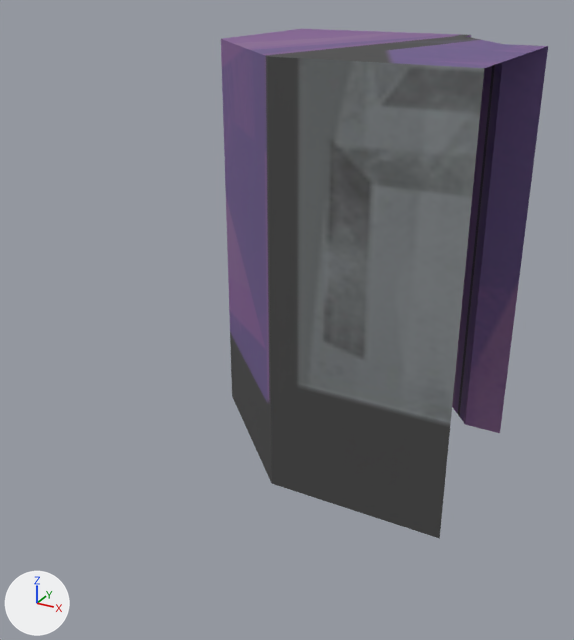
The FBX model Assets/Hamster/RawAssets/wall_corner.fbx: old version first, new version second.
Both versions are drawn from a 50 mm lens placed at (0.0178, -0.0332, 0.0231), pointed at (0.0002, -0.0013, 0.0071). Every picture has the same lights, and +X, +Y and +Z are marked at lower left. Where no turn or scale is listed for an object, it has been applied to the vertices.

In view in the first picture: 'wall_corner'.
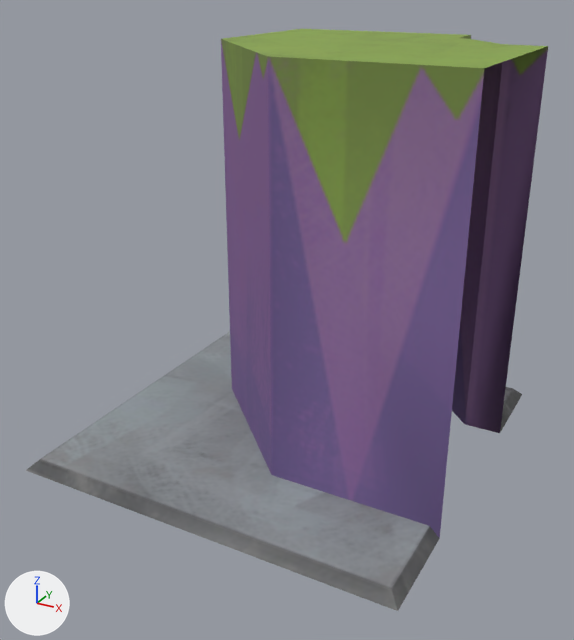
Boxes (x1, y1, x2, y2) around the edits, measured in the pictures (574 x 640 px):
'wall_corner', reshaped (59% wider, 14% taller): before (221, 29, 548, 538); after (26, 29, 548, 611)
part 1 of me_mesh, built on: before (223, 29, 503, 424); after (26, 29, 522, 611)
part 2 of me_mesh, surface changed (grey to purple): (221, 39, 548, 538) in both

Patch to the scene script:
```diff
--- a/Assets/Hamster/RawAssets/wall_corner.fbx.py
+++ b/Assets/Hamster/RawAssets/wall_corner.fbx.py
@@ me_mesh @@
 # used by ob_wall_corner; location = (0.0, 0.0, 0.0)
 # verts and faces of me_mesh; kept vertices keep their numbers, new ones are numbered from 16
 # before: 4 (0.005, 0.0088, 0.02) at pixel (464, 36), 6 (0.005, 0.0088, 0.0), 8 (0.01, 0.005, 0.0) at pixel (499, 433), 9 (0.01, -0.005, 0.0) at pixel (439, 538), 12 (-0.005, 0.01, 0.0)
 # before: 15 (0.005, 0.01, 0.0)
-me_mesh.from_pydata(...)  # 16 vertices, 9 faces; spans x -0.005..0.01, y -0.005..0.01, z 0.0..0.02
+me_mesh.from_pydata(...)  # 32 vertices, 23 faces; spans x -0.01..0.01, y -0.01..0.01, z 0.0..0.02
+# me_mesh part 1
+verts[4] = (0.005, 0.008, 0.02)  # moved, pixel (459, 37)
+verts[6] = (0.005, 0.008, 0.0)  # moved
+verts[16] = (0.01, 0.01, 0.0)  # pixel (522, 394)
+verts[17] = (0.0095, 0.0095, 0.0005)  # pixel (512, 388)
+verts[18] = (0.0095, 0.005, 0.0005)  # pixel (491, 423)
+verts[19] = (0.005, 0.0095, 0.0005)
+verts[20] = (0.005, 0.008, 0.0005)
+verts[21] = (0.008, 0.005, 0.0005)  # pixel (465, 416)
+verts[22] = (-0.01, 0.01, 0.0)
+verts[23] = (-0.01, -0.01, 0.0)  # pixel (25, 470)
+verts[24] = (0.01, -0.01, 0.0)  # pixel (397, 611)
+verts[25] = (-0.005, 0.0095, 0.0005)
+verts[26] = (-0.0095, 0.0095, 0.0005)
+verts[27] = (-0.0095, -0.0095, 0.0005)  # pixel (39, 459)
+verts[28] = (0.0095, -0.0095, 0.0005)  # pixel (391, 589)
+verts[29] = (0.0095, -0.005, 0.0005)  # pixel (429, 525)
+verts[30] = (0.0014, -0.005, 0.0005)  # pixel (271, 475)
+verts[31] = (-0.005, 0.0015, 0.0005)  # pixel (231, 388)
+faces += [(17, 21, 18), (8, 16, 17, 18), (15, 19, 17, 16), (17, 19, 20), (17, 20, 21), (25, 26, 31)]
+faces += [(12, 22, 26, 25), (22, 23, 27, 26), (23, 24, 28, 27), (9, 29, 28, 24), (27, 28, 30), (26, 27, 31)]
+faces += [(28, 29, 30), (27, 30, 31)]
+# me_mesh part 2: 9 kept faces spanning x -0.005..0.01, y -0.005..0.01, z 0.0..0.02 get new texture (UV) coordinates
 me_mesh.materials.append(mat_walls_shader)
```
